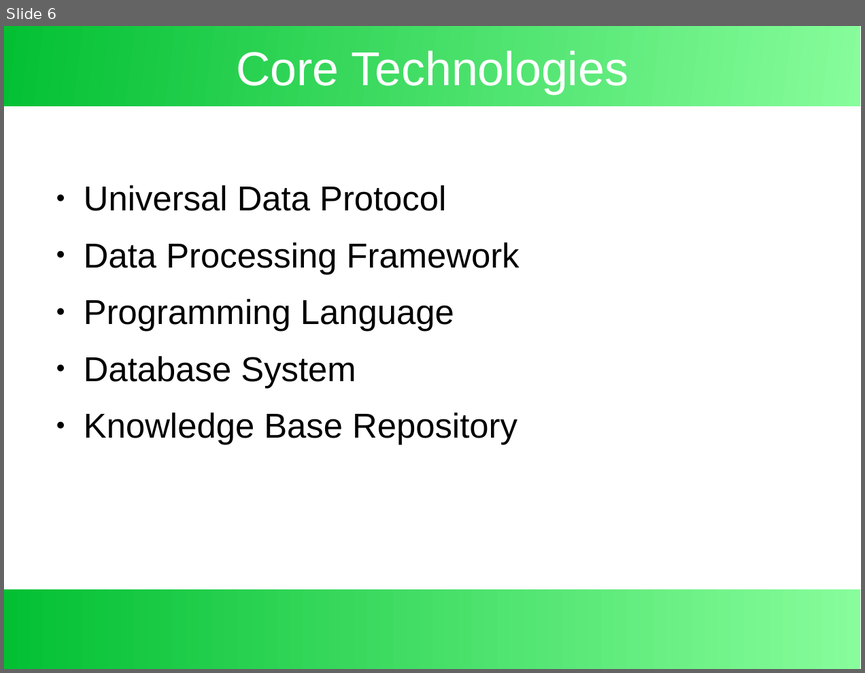
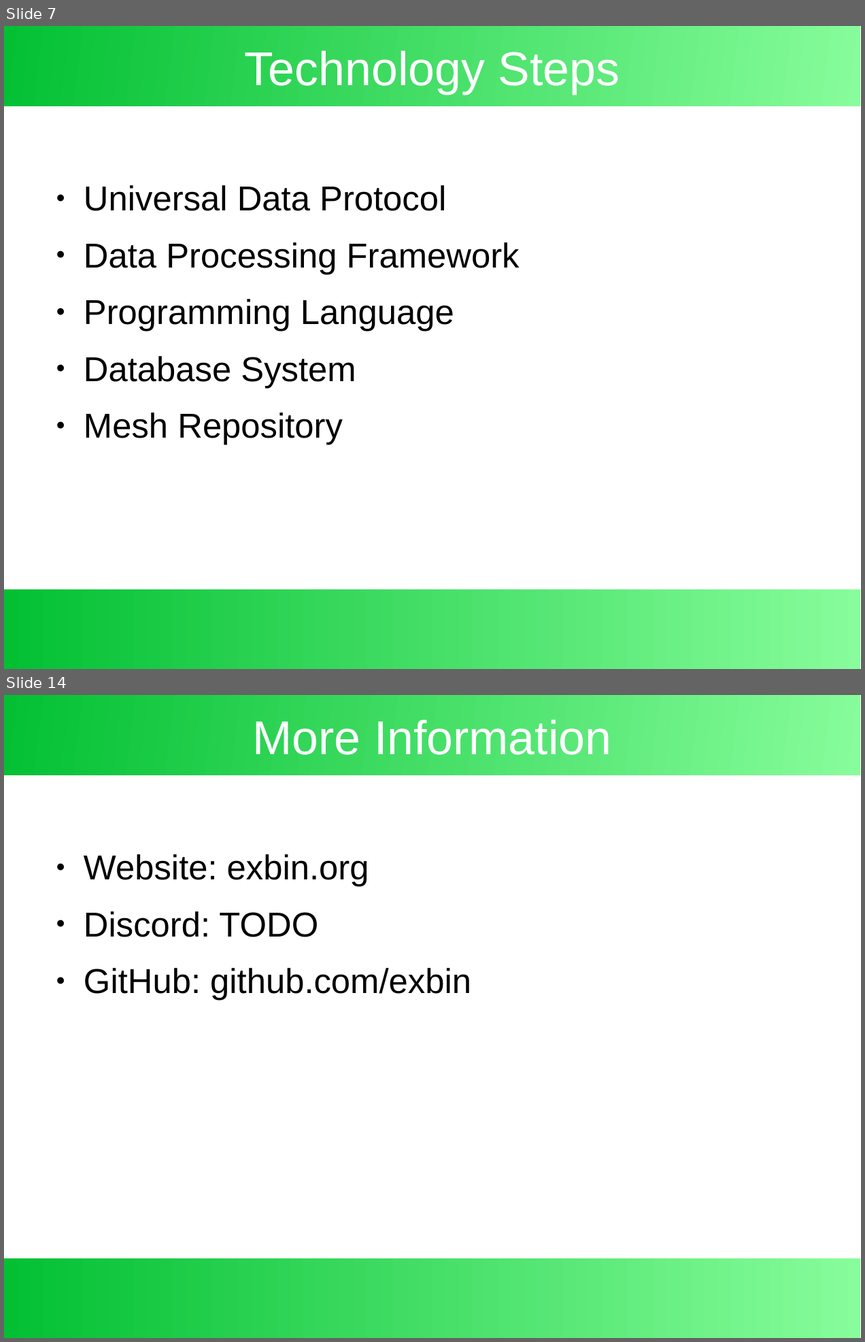
Before and after one commit to exbin/exbin-doc, a slide deck: presentation/exbin-overview.odp. Shown one above the other, each under a label of ours: slide 6 before the commit, slides 7 and 14 after it; the slides between them are not shown. The pictures are 865x673 and 865x1342 pixels, drawn with LibreOffice and Linux fonts; fonts in the diff are those of the drawing. Boxes give left, top, right and bottom in pixels: in the first picture for what was removed or moved away, otherwise in the second. Text is boxed around its words. In the diff, an @@ line names an element or a change of style, - is before the commit and + after.

```diff
--- a/presentation/exbin-overview.odp
+++ b/presentation/exbin-overview.odp
@@ slide 14 added at (4,695,861,1338), background #FFFFFF; not listed: 2 template elements that a slide beside it also shows @@
@@ title added at (253,719,611,755), 44 pt, text #FFFFFF @@
+More Information
@@ text added at (84,854,471,1000), 32 pt, text #000000 @@
+● Website: exbin.org
+● Discord: TODO
+● GitHub: github.com/exbin
@@ what was slide 6 is now slide 7 @@
@@ slide 7 changed as well @@
@@ title at (245,50,619,94): text changed @@
-Core Technologies
+Technology Steps
@@ text at (84,412,343,445): text changed @@
-● Knowledge Base Repository
+● Mesh Repository
```
Also in this commit, not shown: 4 other slides changed, 7 other slides added, 1 slide removed, 2 other files.
